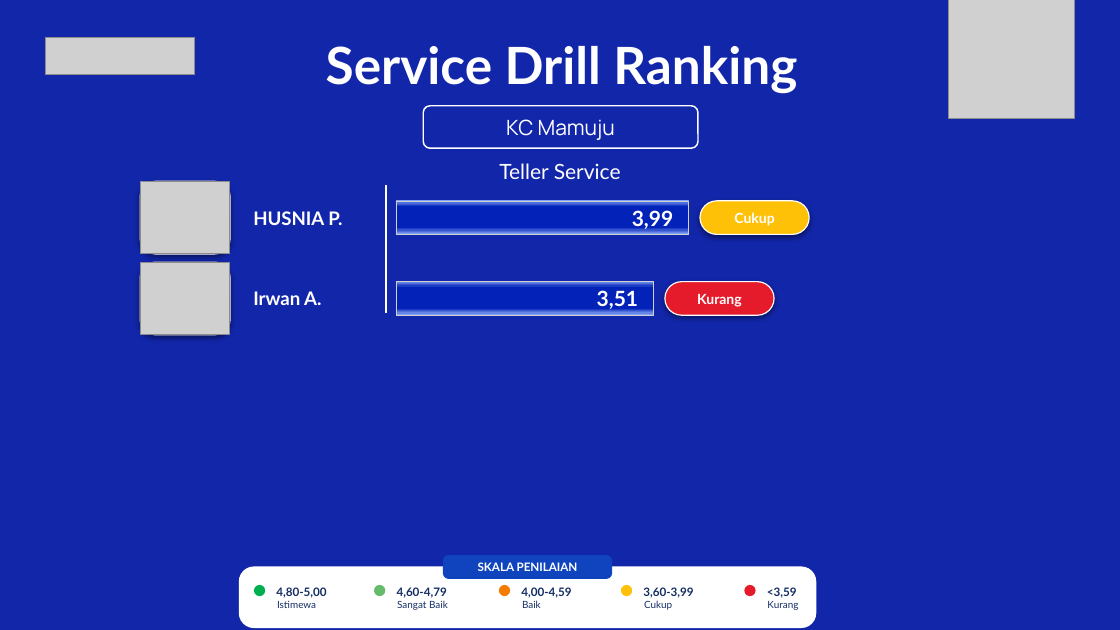
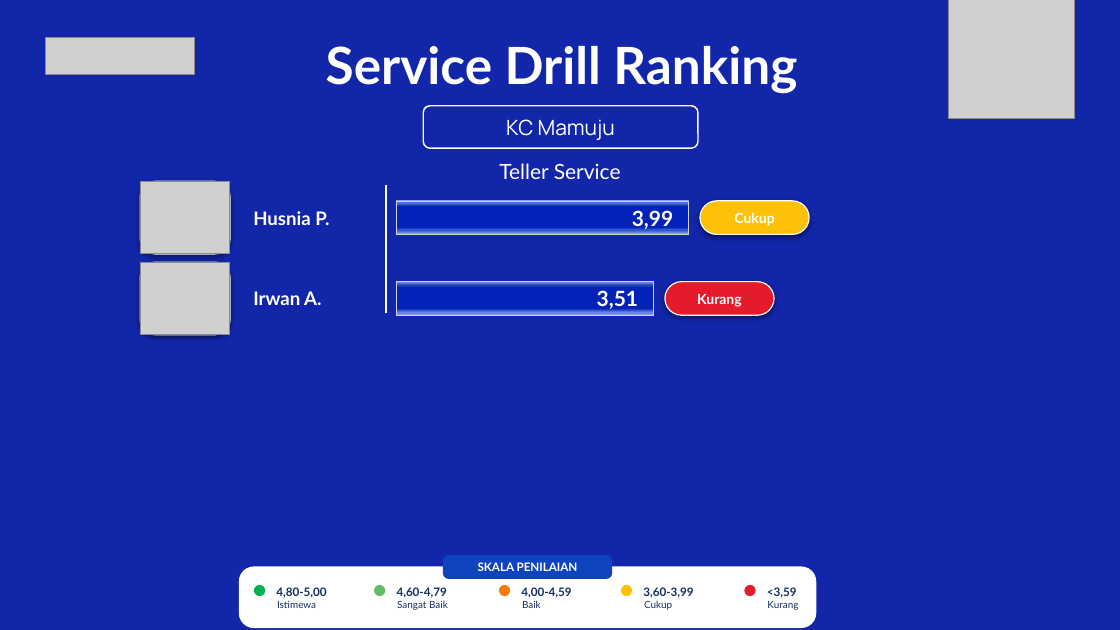
Before and after one commit to hengkiyudijanto/btn-sip, a slide deck: slide 3 of uji-jarak.pptx. Drawn at 1120x630 pixels with LibreOffice and Linux fonts; fonts in the diff are those of the drawing; grey boxes stand for pictures; background and template pictures are left out. Boxes give left, top, right and bottom in pixels: in the first picture for what was removed or moved away, otherwise in the second. Text is boxed around its words. In the diff, an @@ line names an element or a change of style, - is before the commit and + after.

```diff
--- a/uji-jarak.pptx
+++ b/uji-jarak.pptx
@@ text at bbox=[253, 211, 329, 225]: text changed @@
-HUSNIA P.
+Husnia P.
```
Also in this commit, not shown: 2 other slides changed, 8 other files.
